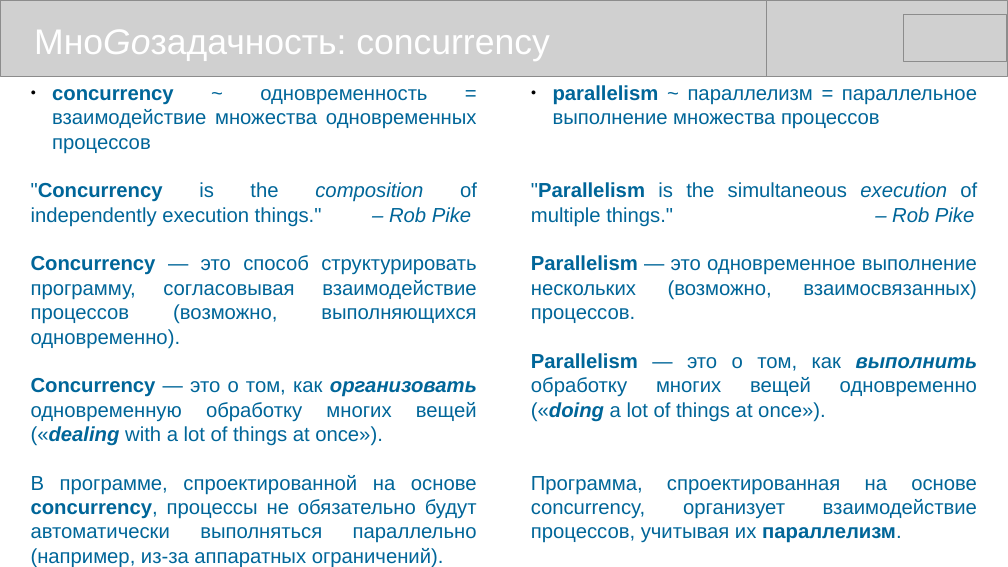
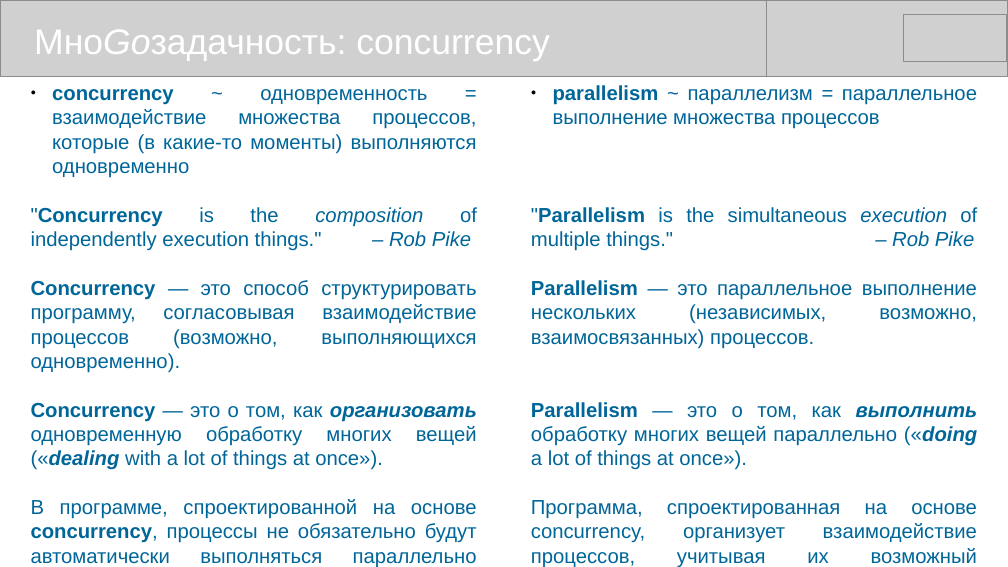
Before and after one commit to mike-shock/Go_language, a slide deck: slide 42 of Go_Review.odp. Drawn at 1008x567 pixels with LibreOffice and Linux fonts; fonts in the diff are those of the drawing; grey boxes stand for pictures. Boxes give left, top, right and bottom in pixels: in the first picture for what was removed or moved away, otherwise in the second. Text is boxed around its words. In the diff, an @@ line names an element or a change of style, - is before the commit and + after.

```diff
--- a/Go_Review.odp
+++ b/Go_Review.odp
@@ text at box(52, 89, 477, 178): text changed @@
-● concurrency ~ одновременность = взаимодействие множества одновременных процессов
+● concurrency ~ одновременность = взаимодействие множества процессов, которые (в какие-то моменты) выполняются одновременно
@@ text at box(531, 280, 977, 567): text changed @@
-Parallelism — это одновременное выполнение нескольких (возможно, взаимосвязанных) процессов.
-Parallelism — это о том, как выполнить обработку многих вещей одновременно («doing a lot of things at once»).
-Программа, спроектированная на основе concurrency, организует взаимодействие процессов, учитывая их параллелизм.
+Parallelism — это параллельное выполнение нескольких (независимых, возможно, взаимосвязанных) процессов.
+Parallelism — это о том, как выполнить обработку многих вещей параллельно («doing a lot of things at once»).
+Программа, спроектированная на основе concurrency, организует взаимодействие процессов, учитывая их возможный параллелизм.
```
Also in this commit, not shown: 7 other slides changed, 1 slide added.
